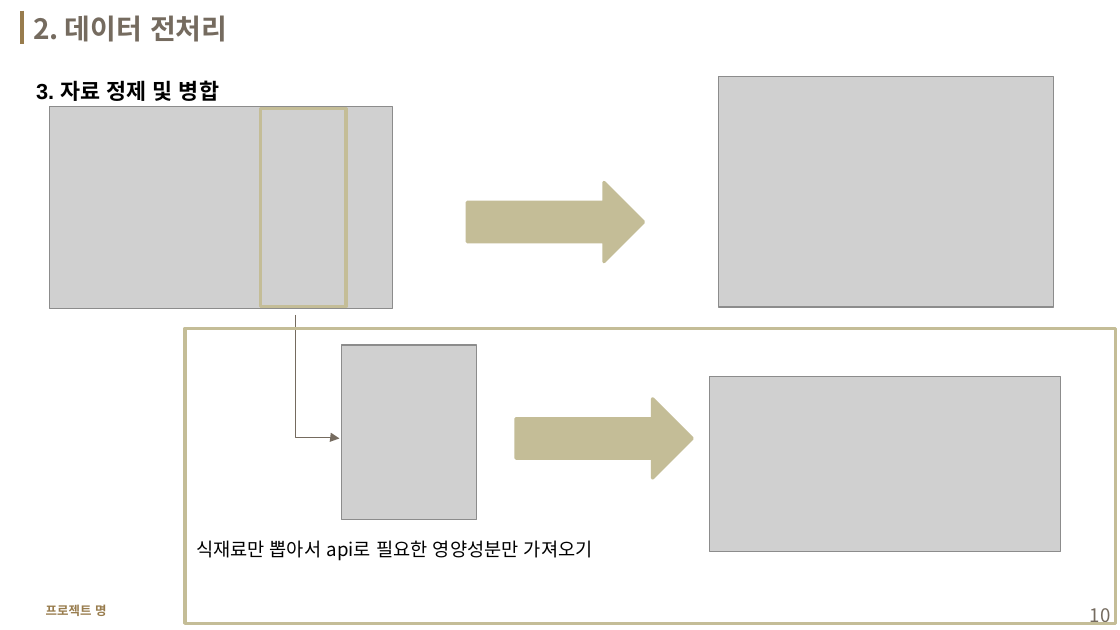
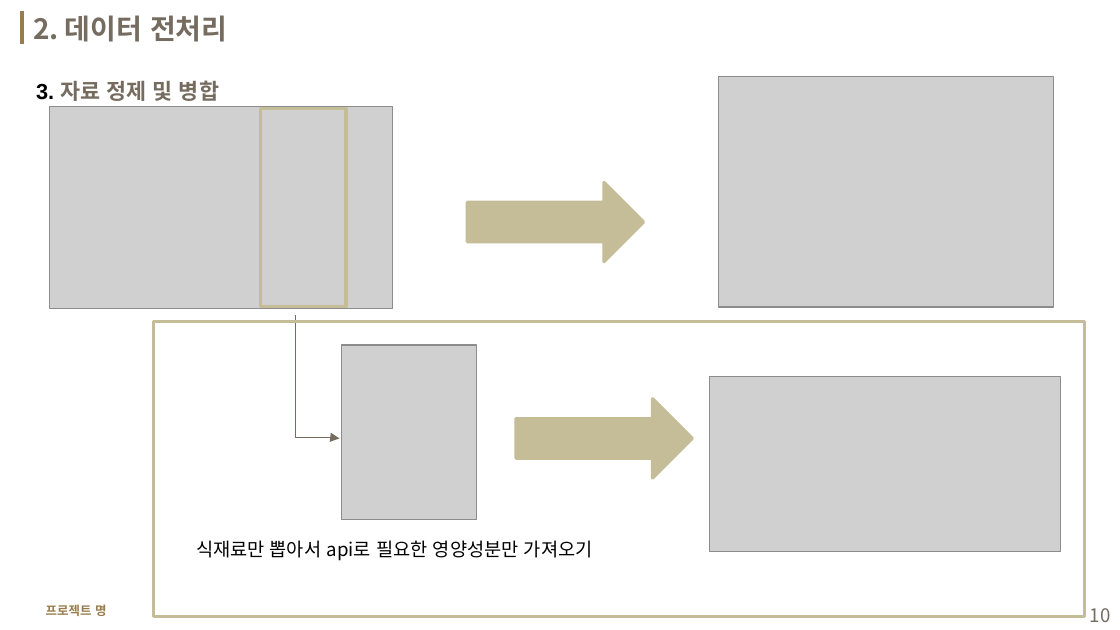
Before and after one commit to ssoom98/personal_project, a slide deck: slide 10 of ppt/발표 ppt.pptx. Drawn at 1120x630 pixels with LibreOffice and Linux fonts; fonts in the diff are those of the drawing; grey boxes stand for pictures; background and template pictures are left out. Boxes give left, top, right and bottom in pixels: in the first picture for what was removed or moved away, otherwise in the second. Text is boxed around its words. In the diff, an @@ line names an element or a change of style, - is before the commit and + after.

```diff
--- a/ppt/발표 ppt.pptx
+++ b/ppt/발표 ppt.pptx
@@ text "3. 자료 정제 및 병합" at (36,80,219,101): text colour #000000 to #756B5F in "자료 정제 및 병합" @@
@@ rectangle: place and size @@
-rectangle at (185,328,1116,624)
+rectangle at (153,321,1084,617)
```
Also in this commit, not shown: 7 other slides changed, 1 other file.
